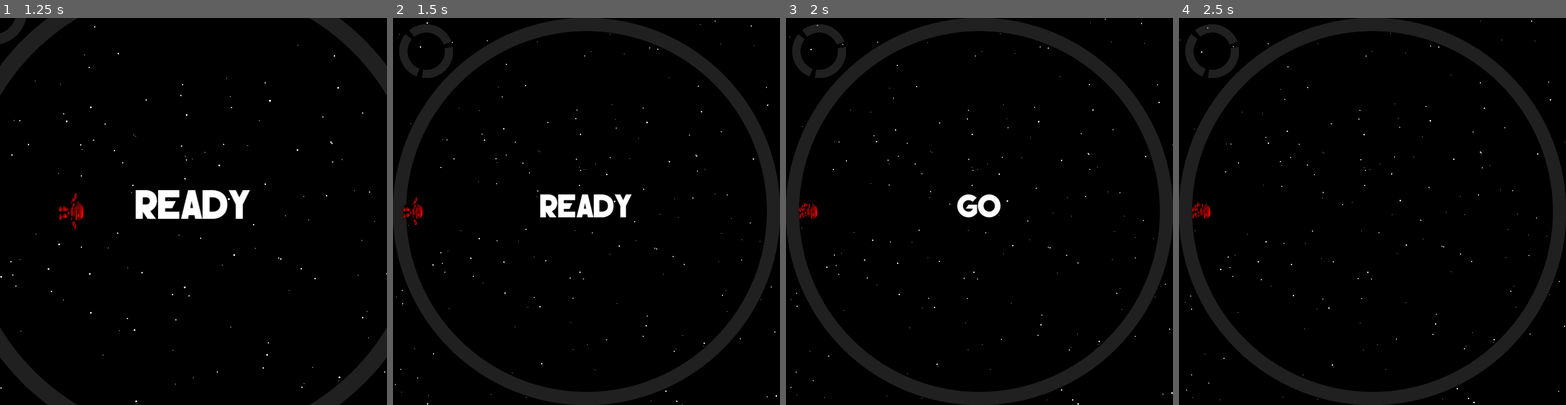
Above: before the commit, frames 1-4 (left to right).
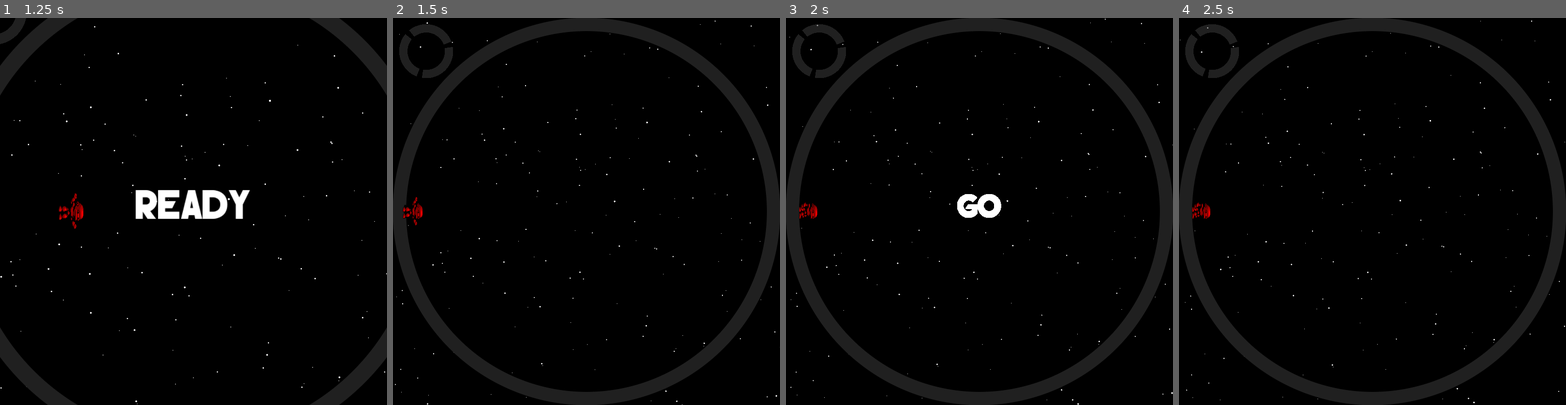
Above: after the commit, the same moments.

Repository: hwacha/ringspace_shelldown
Game: Godot game, scene res://scenes/opening_screen.tscn
Two runs of this game, one before a commit and one after it. Both use one fixed random seed, a clock stepped at 60 frames per second and the inputs below.
Inputs:
- Up to frame 1 (1.25 s): tap W at 0.5 s; tap Enter (ui_accept) at 0.6, 0.77, 1.07 s
- Up to frame 2 (1.5 s): tap Enter (ui_accept) at 1.35 s
- Up to frame 3 (2 s): tap Enter (ui_accept) at 1.52, 1.82 s
- Up to frame 4 (2.5 s): tap Enter (ui_accept) at 2.1 s

Frame 1 is identical in both runs. In frame 2, 1.0% of the frame differs, in the area x 38-62%, y 45-52%; in frame 3, 0.1%; in frame 4, nothing differs.

Commit message:
improve round opener cutscene

Diff:
--- a/scenes/main.tscn
+++ b/scenes/main.tscn
@@ -21,6 +21,18 @@
 "transitions": PackedFloat32Array(1, 1),
 "update": 0,
 "values": [Vector2(2, 2), Vector2(1, 1)]
+}
+tracks/1/type = "value"
+tracks/1/imported = false
+tracks/1/enabled = true
+tracks/1/path = NodePath("RoundText:modulate")
+tracks/1/interp = 1
+tracks/1/loop_wrap = true
+tracks/1/keys = {
+"times": PackedFloat32Array(0, 0.7, 0.8),
+"transitions": PackedFloat32Array(1, 1, 1),
+"update": 0,
+"values": [Color(1, 1, 1, 1), Color(1, 1, 1, 1), Color(1, 1, 1, 0)]
 }
 
 [sub_resource type="AnimationLibrary" id="AnimationLibrary_kyhoo"]
@@ -101,7 +113,7 @@
 position = Vector2(1280, 540)
 shape = SubResource("2")
 
-[node name="RichTextLabel" type="RichTextLabel" parent="."]
+[node name="RoundText" type="RichTextLabel" parent="."]
 anchors_preset = 14
 anchor_top = 0.5
 anchor_right = 1.0
@@ -117,10 +129,10 @@
 text = "[center]READY[/center]"
 scroll_active = false
 
-[node name="Go" type="Timer" parent="RichTextLabel"]
-wait_time = 0.4
+[node name="Go" type="Timer" parent="RoundText"]
+wait_time = 0.6
 
 [connection signal="animation_finished" from="Camera2D/AnimationPlayer" to="Crust" method="_on_animation_player_animation_finished"]
 [connection signal="timeout" from="CrustDecay" to="Crust" method="_on_CrustDecay_timeout"]
 [connection signal="body_shape_entered" from="OutOfBounds" to="OutOfBounds" method="_on_OutOfBounds_body_shape_entered"]
-[connection signal="timeout" from="RichTextLabel/Go" to="Crust" method="_on_go_timeout"]
+[connection signal="timeout" from="RoundText/Go" to="Crust" method="_on_go_timeout"]
--- a/scripts/crust.gd
+++ b/scripts/crust.gd
@@ -13,6 +13,7 @@
 
 var rng
 @onready var crust_decay = get_node("../CrustDecay")
+@onready var round_text = get_node("../RoundText")
 
 # decay time
 @export var minimum_decay_period: float = 3.0  # seconds
@@ -90,8 +91,9 @@
 
 func _on_animation_player_animation_finished(anim_name):
 	Players.lock_action = false
-	get_node("../RichTextLabel").text = "[center]GO[/center]"
-	get_node("../RichTextLabel/Go").start()
+	round_text.text = "[center]GO[/center]"
+	round_text.modulate.a = 255
+	round_text.get_node("Go").start()
 
 func _on_go_timeout():
-	get_node("../RichTextLabel").set_visible(false)
+	round_text.set_visible(false)
